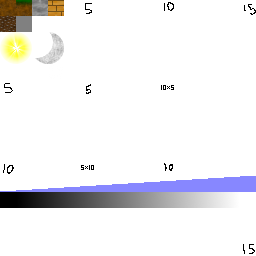
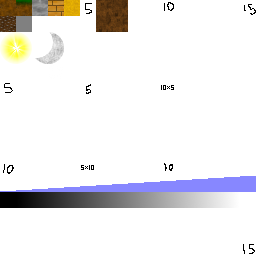
Before/after of a 256px x 256px layered artwork. What changed in the layer stack:
added layer "Floated Layer" above "grid" over (96, 0, 128, 32)
painted on "Background" over (0, 0, 80, 192)
